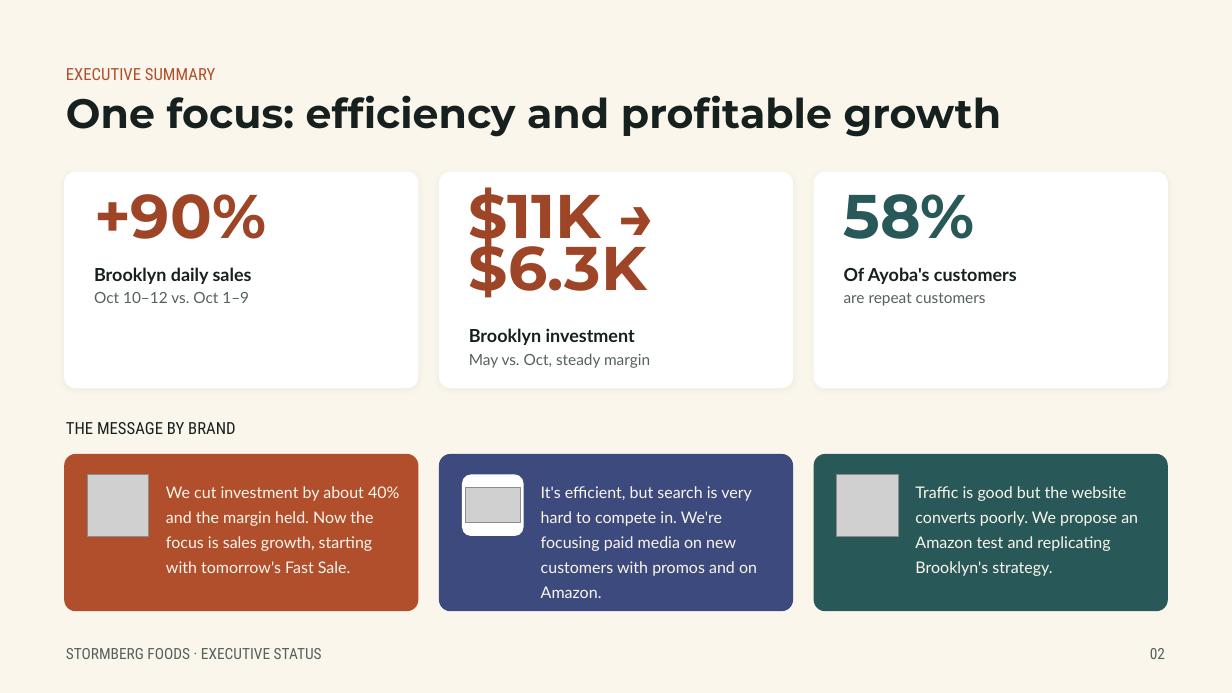
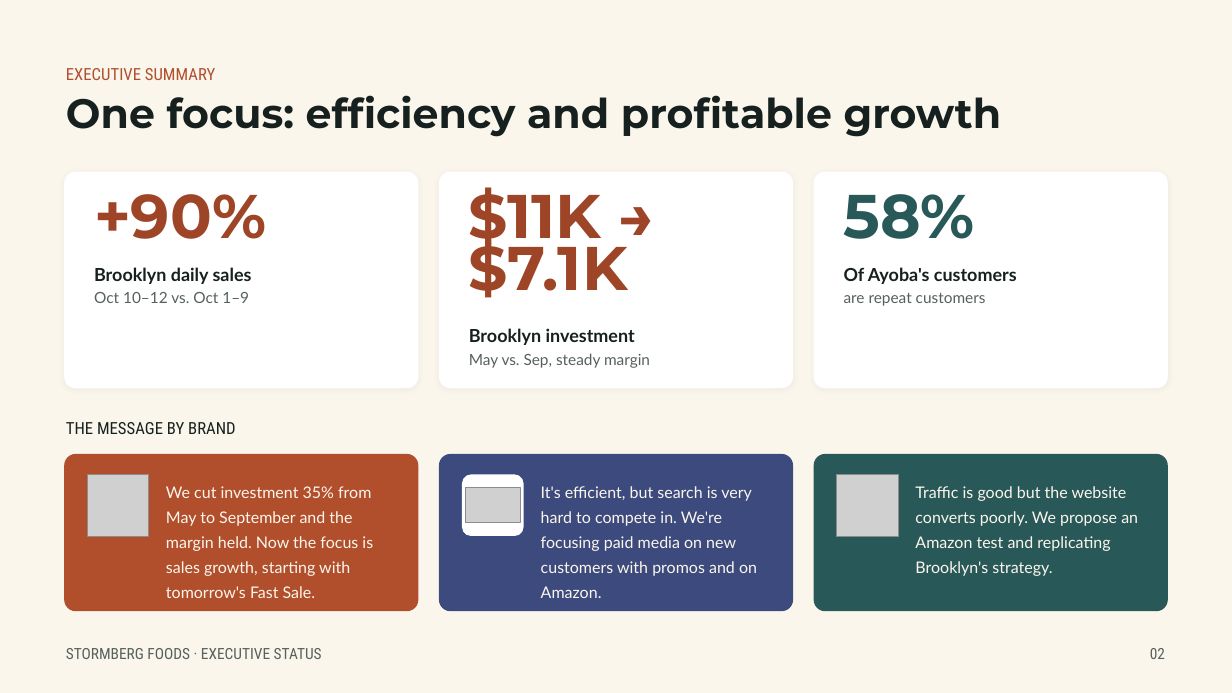
Before and after one commit to YamiCRebold/Stormberg2026, a slide deck: slide 2 of status_ceo/Stormberg Foods_Update October 1-13th_corregido.pptx. Drawn at 1232x693 pixels with LibreOffice and Linux fonts; fonts in the diff are those of the drawing; grey boxes stand for pictures. Boxes give left, top, right and bottom in pixels: in the first picture for what was removed or moved away, otherwise in the second. Text is boxed around its words. In the diff, an @@ line names an element or a change of style, - is before the commit and + after.

```diff
--- a/status_ceo/Stormberg Foods_Update October 1-13th_corregido.pptx
+++ b/status_ceo/Stormberg Foods_Update October 1-13th_corregido.pptx
@@ text at [469, 187, 628, 298]: text changed @@
-$11K → $6.3K
+$11K → $7.1K
@@ text at [469, 353, 650, 368]: text changed @@
-May vs. Oct, steady margin
+May vs. Sep, steady margin
@@ text at [166, 486, 373, 598]: text changed @@
-We cut investment by about 40% and the margin held. Now the focus is sales growth, starting with tomorrow's Fast Sale.
+We cut investment 35% from May to September and the margin held. Now the focus is sales growth, starting with tomorrow's Fast Sale.
```
Also in this commit, not shown: 2 other slides changed.
